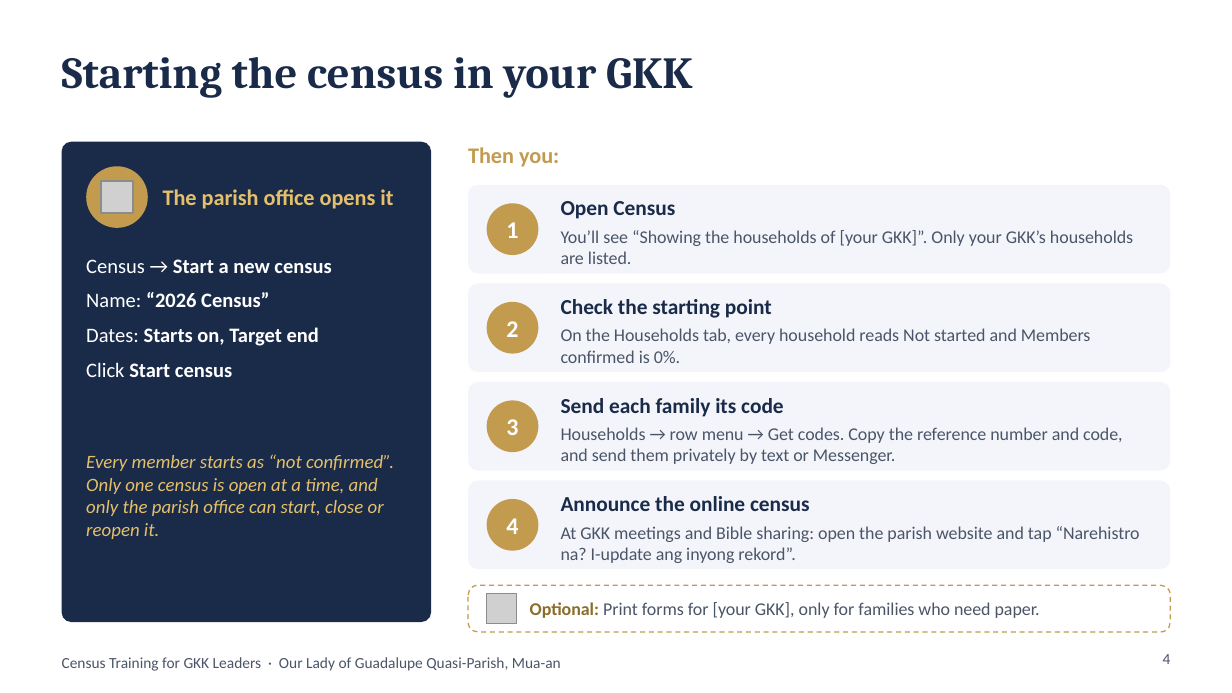
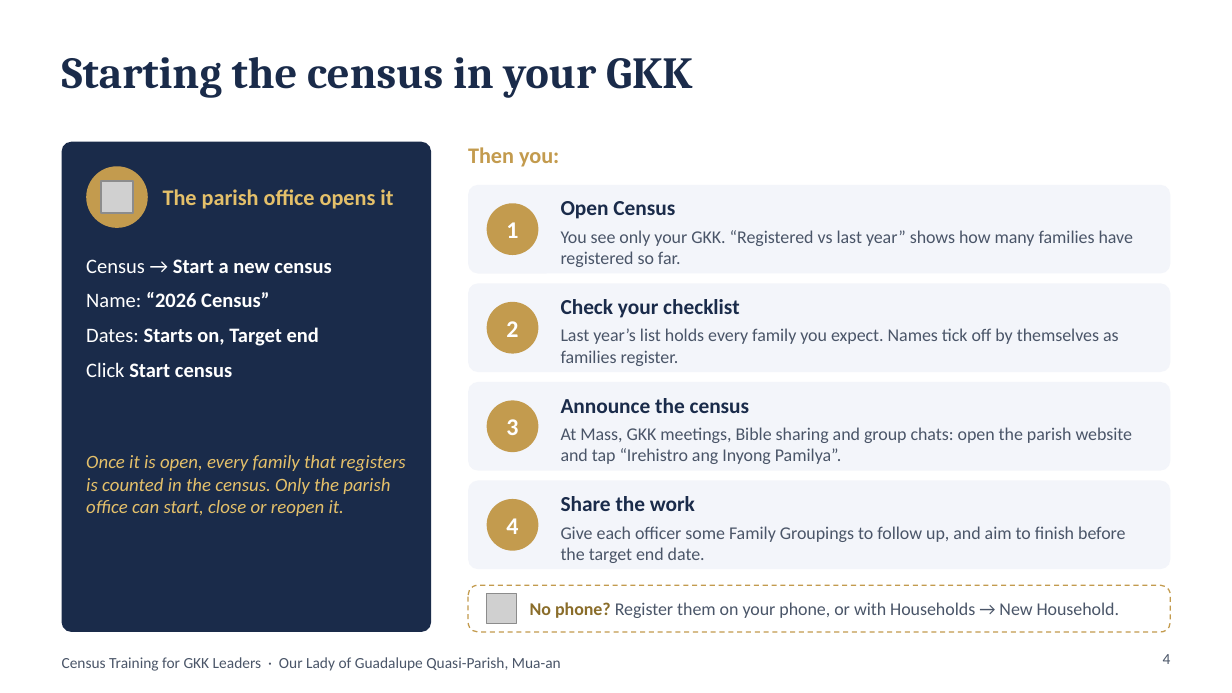
Before and after one commit to DaveenDev/parish-members-registry, a slide deck: slide 4 of docs/GKK-Leaders-Census-Training.pptx. Drawn at 1232x693 pixels with LibreOffice and Linux fonts; fonts in the diff are those of the drawing; grey boxes stand for pictures. Boxes give left, top, right and bottom in pixels: in the first picture for what was removed or moved away, otherwise in the second. Text is boxed around its words. In the diff, an @@ line names an element or a change of style, - is before the commit and + after.

```diff
--- a/docs/GKK-Leaders-Census-Training.pptx
+++ b/docs/GKK-Leaders-Census-Training.pptx
@@ rounded rectangle resized from (x1=62, y1=142, x2=431, y2=622) to (x1=62, y1=142, x2=431, y2=632) @@
@@ text at (x1=561, y1=230, x2=1133, y2=267): text changed @@
-You’ll see “Showing the households of [your GKK]”. Only your GKK’s households are listed.
+You see only your GKK. “Registered vs last year” shows how many families have registered so far.
@@ text at (x1=561, y1=299, x2=739, y2=318): text changed @@
-Check the starting point
+Check your checklist
@@ text at (x1=561, y1=328, x2=1119, y2=366): text changed @@
-On the Households tab, every household reads Not started and Members confirmed is 0%.
+Last year’s list holds every family you expect. Names tick off by themselves as families register.
@@ text at (x1=561, y1=398, x2=750, y2=413): text changed @@
-Send each family its code
+Announce the census
@@ text at (x1=561, y1=427, x2=1133, y2=464): text changed @@
-Households → row menu → Get codes. Copy the reference number and code, and send them privately by text or Messenger.
+At Mass, GKK meetings, Bible sharing and group chats: open the parish website and tap “Irehistro ang Inyong Pamilya”.
@@ text at (x1=86, y1=455, x2=406, y2=516): text changed @@
-Every member starts as “not confirmed”. Only one census is open at a time, and only the parish office can start, close or reopen it.
+Once it is open, every family that registers is counted in the census. Only the parish office can start, close or reopen it.
@@ text at (x1=561, y1=496, x2=695, y2=511): text changed @@
-Announce the online census
+Share the work
@@ text at (x1=561, y1=526, x2=1125, y2=563): text changed @@
-At GKK meetings and Bible sharing: open the parish website and tap “Narehistro na? I-update ang inyong rekord”.
+Give each officer some Family Groupings to follow up, and aim to finish before the target end date.
@@ text at (x1=530, y1=602, x2=1120, y2=618): text changed @@
-Optional: Print forms for [your GKK], only for families who need paper.
+No phone? Register them on your phone, or with Households → New Household.
```
Also in this commit, not shown: 9 other slides changed, 5 slides added, 3 slides removed.
